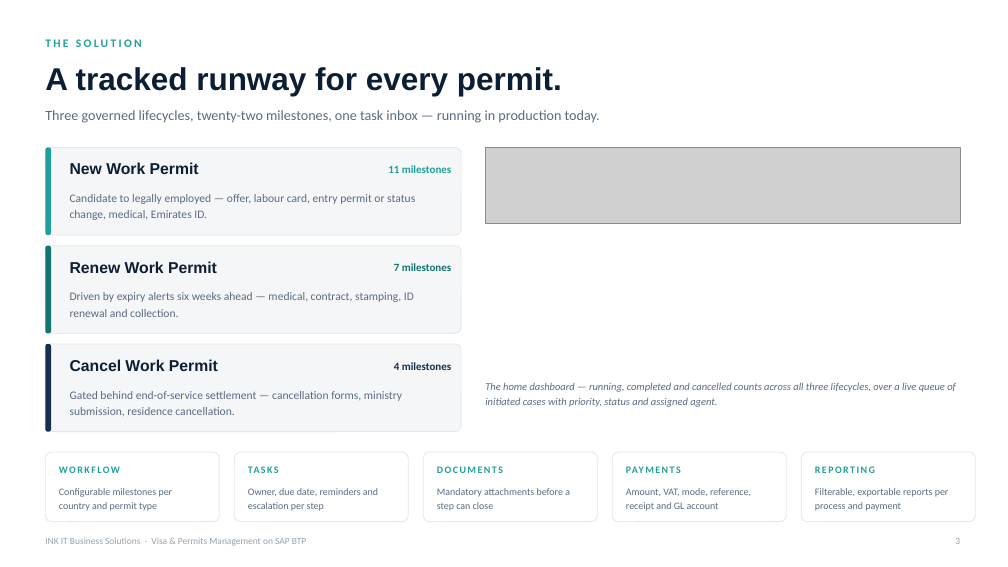
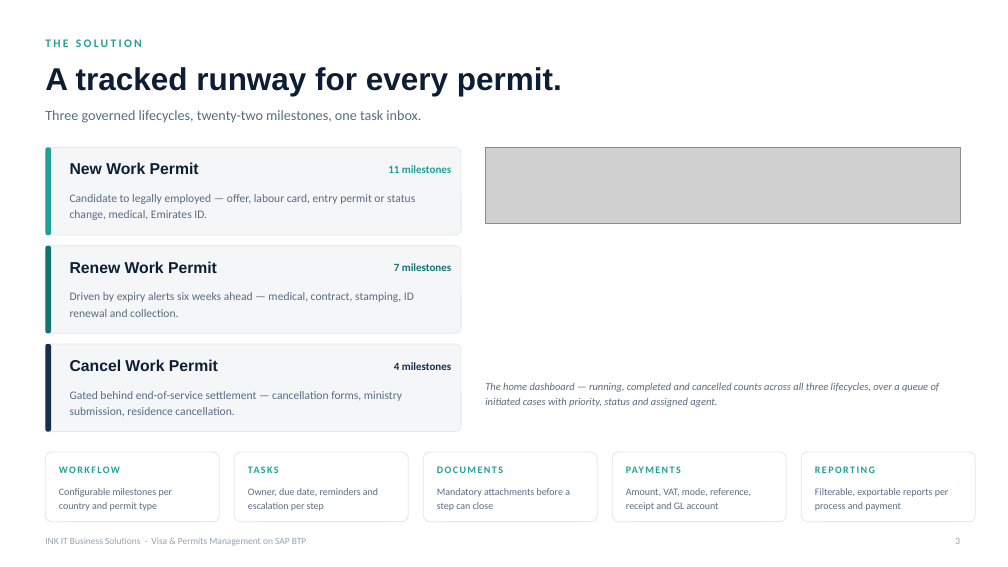
Before and after one commit to cranialblend5/VisaAndPermitsDemo, a slide deck: slide 3 of deck/INK_IT_Visa_and_Permits_GCC.pptx. Drawn at 1008x567 pixels with LibreOffice and Linux fonts; fonts in the diff are those of the drawing; grey boxes stand for pictures. Boxes give left, top, right and bottom in pixels: in the first picture for what was removed or moved away, otherwise in the second. Text is boxed around its words. In the diff, an @@ line names an element or a change of style, - is before the commit and + after.

```diff
--- a/deck/INK_IT_Visa_and_Permits_GCC.pptx
+++ b/deck/INK_IT_Visa_and_Permits_GCC.pptx
@@ text at box(45, 110, 421, 123): text changed @@
-Three governed lifecycles, twenty-two milestones, one task inbox — running in production today.
+Three governed lifecycles, twenty-two milestones, one task inbox.
@@ text at box(485, 382, 940, 407): text changed @@
-The home dashboard — running, completed and cancelled counts across all three lifecycles, over a live queue of initiated cases with priority, status and assigned agent.
+The home dashboard — running, completed and cancelled counts across all three lifecycles, over a queue of initiated cases with priority, status and assigned agent.
```
Also in this commit, not shown: 4 other slides changed, 25 other files.
